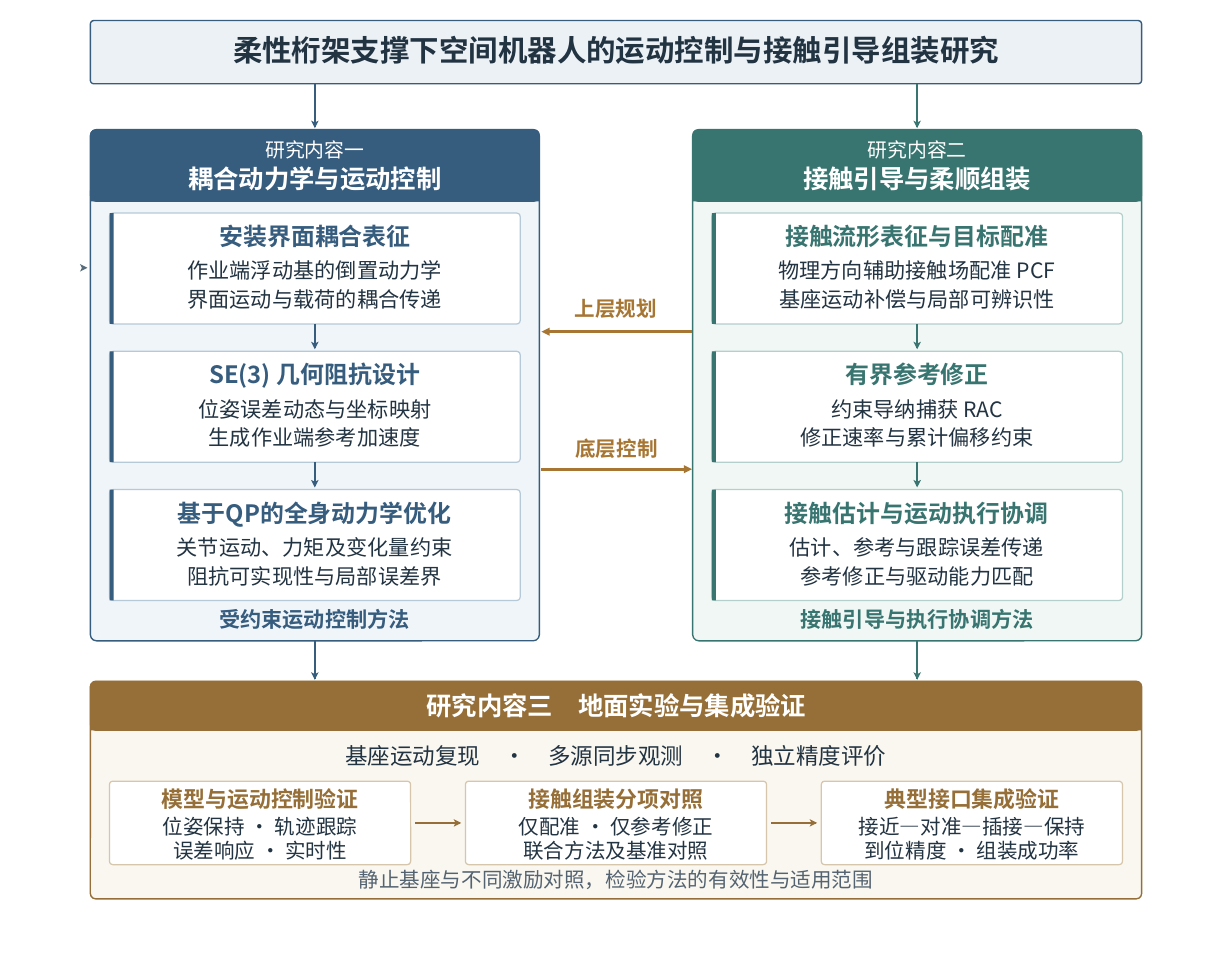
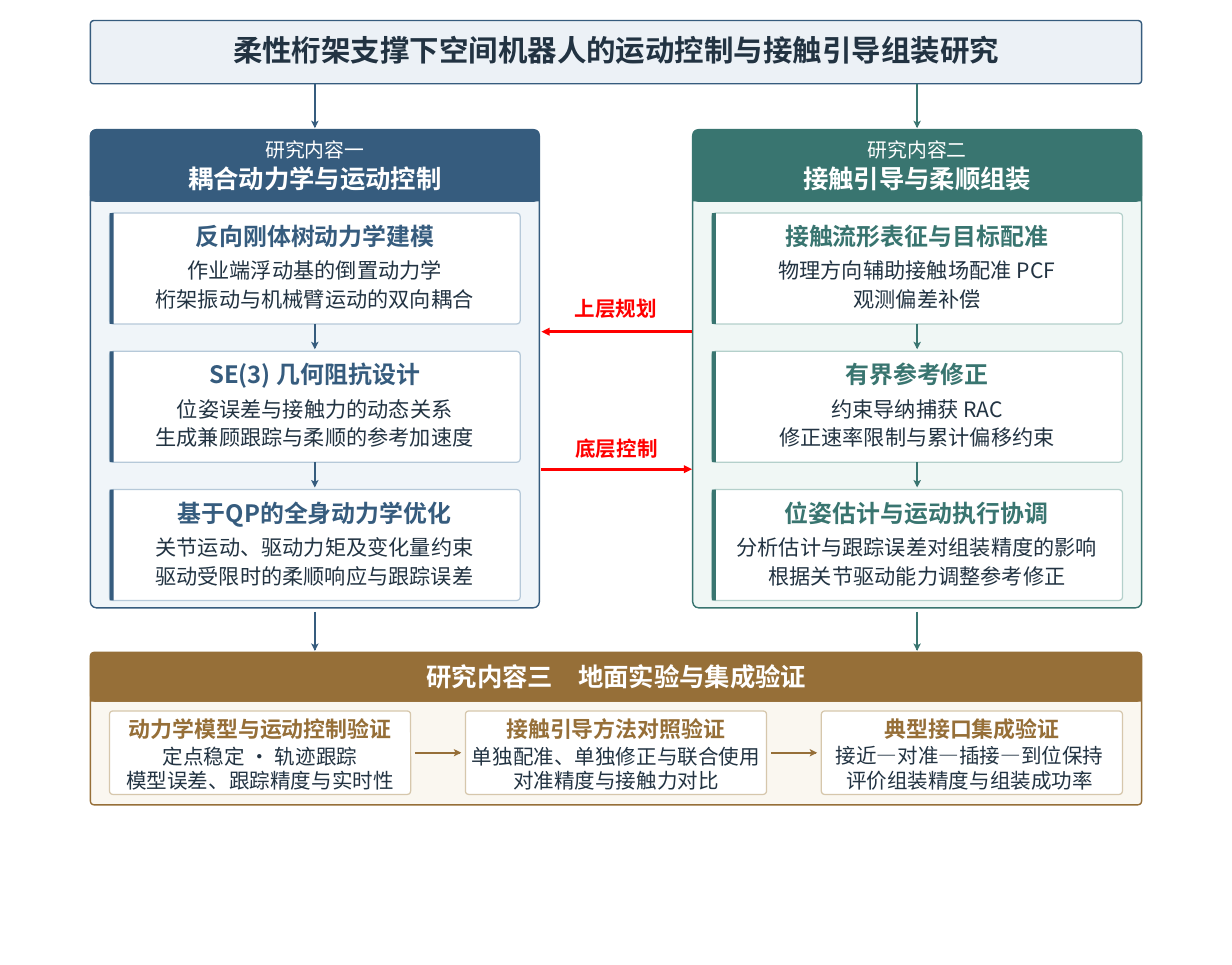
Before and after one commit to Swk6666/NUAA-book, a slide deck: slide 1 of output/技术路线图/南航开放课题_技术路线图_可编辑.pptx. Drawn at 1232x965 pixels with LibreOffice and Linux fonts; fonts in the diff are those of the drawing. Boxes give left, top, right and bottom in pixels: in the first picture for what was removed or moved away, otherwise in the second. Text is boxed around its words. In the diff, an @@ line names an element or a change of style, - is before the commit and + after.

```diff
--- a/output/技术路线图/南航开放课题_技术路线图_可编辑.pptx
+++ b/output/技术路线图/南航开放课题_技术路线图_可编辑.pptx
@@ rounded rectangle: place and size @@
-rounded rectangle at bbox=[91, 129, 539, 641]
+rounded rectangle at bbox=[91, 129, 539, 608]
@@ rounded rectangle: place and size @@
-rounded rectangle at bbox=[693, 129, 1141, 641]
+rounded rectangle at bbox=[693, 129, 1141, 608]
@@ text at bbox=[195, 224, 434, 247]: text changed @@
-安装界面耦合表征
+反向刚体树动力学建模
@@ freeform shape removed at bbox=[80, 264, 87, 271] @@
@@ text at bbox=[155, 289, 473, 309]: text changed @@
-界面运动与载荷的耦合传递
+桁架振动与机械臂运动的双向耦合
@@ text "上层规划" at bbox=[575, 298, 657, 318]: text colour #A77633 to #FF0000 @@
@@ text at bbox=[854, 289, 981, 309]: text changed @@
-基座运动补偿与局部可辨识性
+观测偏差补偿
@@ freeform shape at bbox=[541, 332, 692, 335]: outline #A77633 3 pt to #FF0000 3 pt @@
@@ text at bbox=[177, 399, 453, 419]: text changed @@
-位姿误差动态与坐标映射
+位姿误差与接触力的动态关系
@@ text at bbox=[155, 427, 473, 447]: text changed @@
-生成作业端参考加速度
+生成兼顾跟踪与柔顺的参考加速度
@@ text "底层控制" at bbox=[575, 438, 657, 458]: text colour #A77633 to #FF0000 @@
@@ text at bbox=[779, 427, 1055, 447]: text changed @@
-修正速率与累计偏移约束
+修正速率限制与累计偏移约束
@@ freeform shape at bbox=[541, 469, 692, 472]: outline #A77633 3 pt to #FF0000 3 pt @@
@@ text at bbox=[785, 501, 1048, 524]: text changed @@
-接触估计与运动执行协调
+位姿估计与运动执行协调
@@ text at bbox=[155, 537, 473, 557]: text changed @@
-关节运动、力矩及变化量约束
+关节运动、驱动力矩及变化量约束
@@ text at bbox=[737, 537, 1097, 557]: text changed @@
-估计、参考与跟踪误差传递
+分析估计与跟踪误差对组装精度的影响
@@ text at bbox=[155, 566, 473, 586]: text changed @@
-阻抗可实现性与局部误差界
+驱动受限时的柔顺响应与跟踪误差
@@ text at bbox=[769, 566, 1066, 586]: text changed @@
-参考修正与驱动能力匹配
+根据关节驱动能力调整参考修正
@@ text removed at bbox=[219, 609, 410, 629] @@
-受约束运动控制方法
@@ text removed at bbox=[800, 609, 1033, 629] @@
-接触引导与执行协调方法
@@ rounded rectangle: place and size @@
-rounded rectangle at bbox=[91, 681, 1142, 899]
+rounded rectangle at bbox=[91, 652, 1142, 805]
@@ 4 freeform shapes, 1 text, 1 rounded rectangle, 1 rectangle: place and size @@
-4 freeform shapes, 1 text, 1 rounded rectangle, 1 rectangle at bbox=[91, 641, 1142, 731]
+4 freeform shapes, 1 text, 1 rounded rectangle, 1 rectangle at bbox=[91, 612, 1142, 702]
@@ text at bbox=[129, 718, 392, 739]: text changed @@
-模型与运动控制验证
+动力学模型与运动控制验证
@@ text at bbox=[506, 718, 725, 739]: text changed @@
-接触组装分项对照
+接触引导方法对照验证
@@ text at bbox=[163, 746, 357, 766]: text changed @@
-位姿保持 · 轨迹跟踪
+定点稳定 · 轨迹跟踪
@@ text removed at bbox=[345, 745, 886, 766] @@
-基座运动复现 · 多源同步观测 · 独立精度评价
@@ text at bbox=[472, 746, 760, 766]: text changed @@
-仅配准 · 仅参考修正
+单独配准、单独修正与联合使用
@@ 4 freeform shapes, 3 rounded rectangles, 1 text: place and size @@
-4 freeform shapes, 3 rounded rectangles, 1 text at bbox=[110, 781, 1122, 865]
+4 freeform shapes, 3 rounded rectangles, 1 text at bbox=[110, 711, 1122, 794]
@@ text at bbox=[836, 745, 1103, 790]: text changed @@
-接近—对准—插接—保持
+接近—对准—插接—到位保持
+评价组装精度与组装成功率
@@ text at bbox=[126, 770, 393, 790]: text changed @@
-误差响应 · 实时性
+模型误差、跟踪精度与实时性
@@ text at bbox=[513, 770, 719, 790]: text changed @@
-联合方法及基准对照
+对准精度与接触力对比
@@ text removed at bbox=[359, 869, 873, 889] @@
-静止基座与不同激励对照，检验方法的有效性与适用范围
@@ text removed at bbox=[864, 840, 1080, 860] @@
-到位精度 · 组装成功率
```
Also in this commit, not shown: 6 other files.
